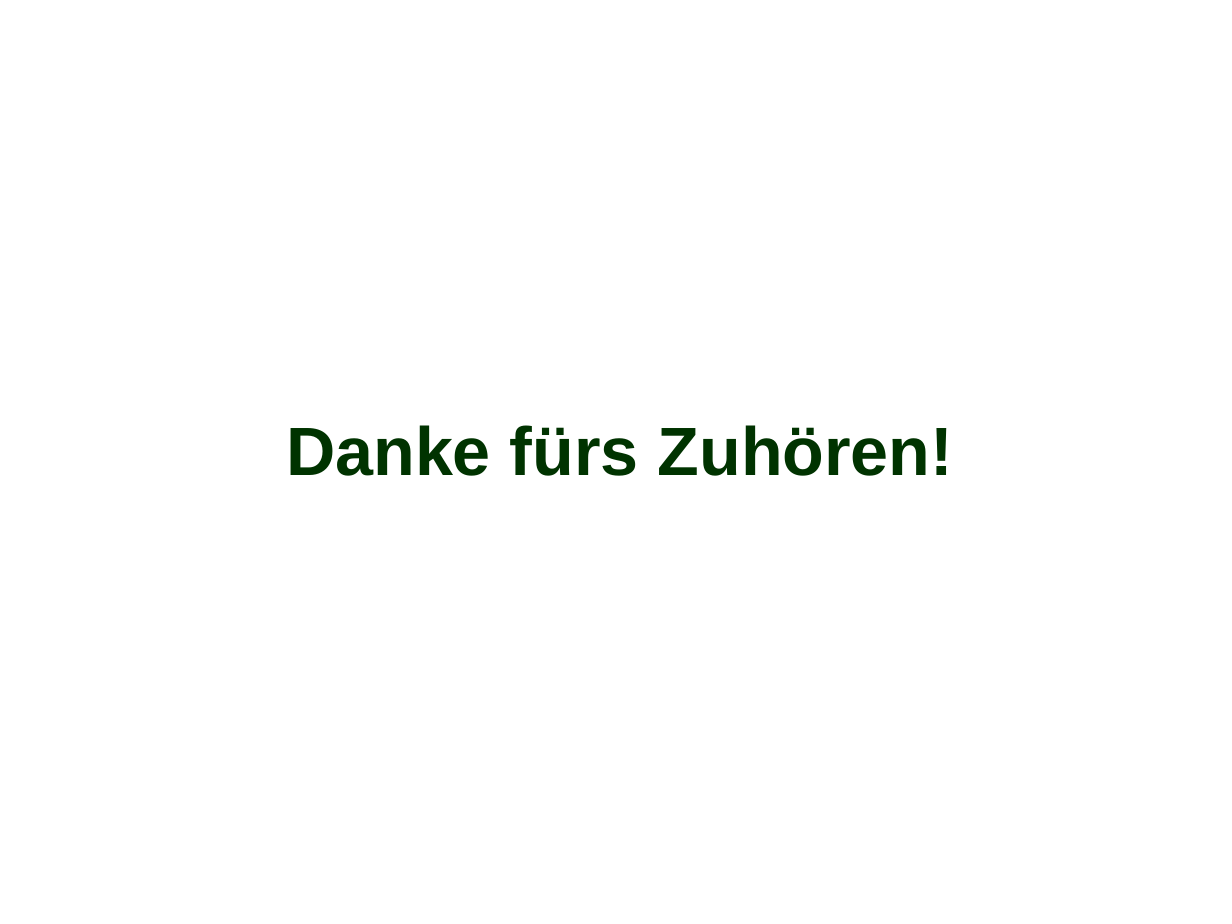
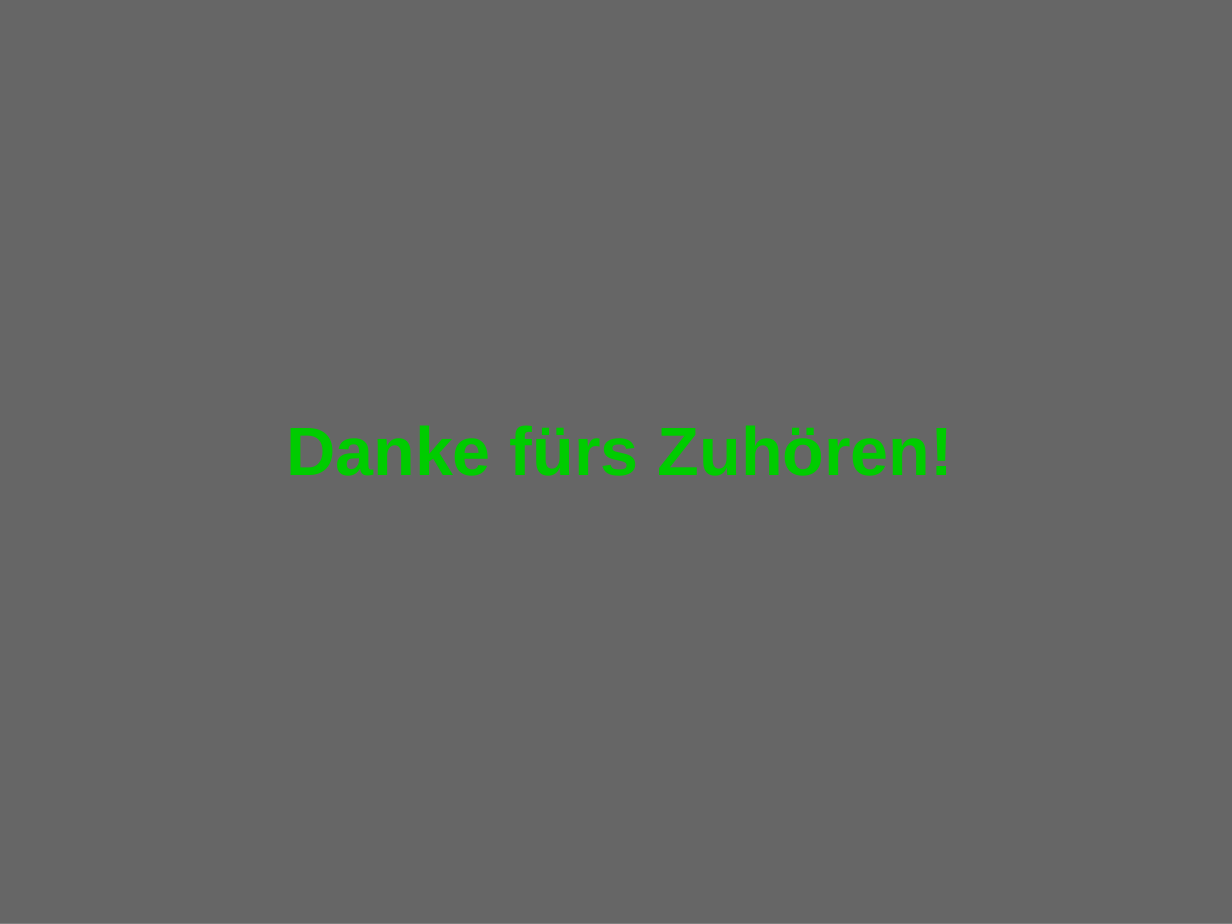
Before and after one commit to lo1c/InstantHelp, a slide deck: slide 8 of Präsentation/PräsentationEntwurf.odp (slide 6 before the commit). Drawn at 1232x924 pixels with LibreOffice and Linux fonts; fonts in the diff are those of the drawing; background and template pictures are left out. Boxes give left, top, right and bottom in pixels: in the first picture for what was removed or moved away, otherwise in the second. Text is boxed around its words. In the diff, an @@ line names an element or a change of style, - is before the commit and + after.

```diff
--- a/Präsentation/PräsentationEntwurf.odp
+++ b/Präsentation/PräsentationEntwurf.odp
@@ rectangle added at (x1=0, y1=0, x2=1232, y2=924), fill #666666, outline #808080 0 pt @@
@@ subtitle removed at (x1=286, y1=425, x2=954, y2=476) @@
-Danke fürs Zuhören!
```
Also in this commit, not shown: 4 other slides changed, 3 slides added, 1 slide removed, 1 other file.
